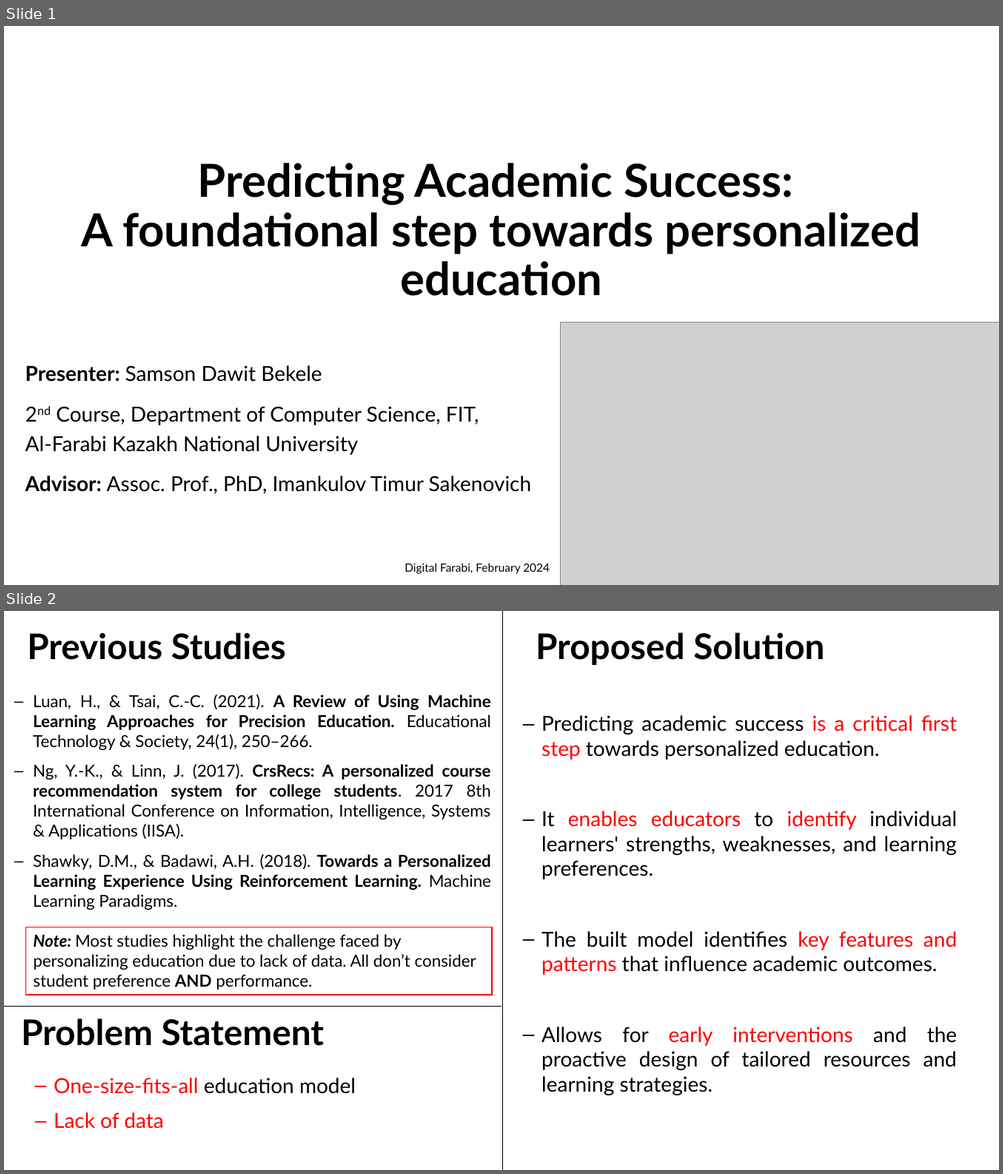
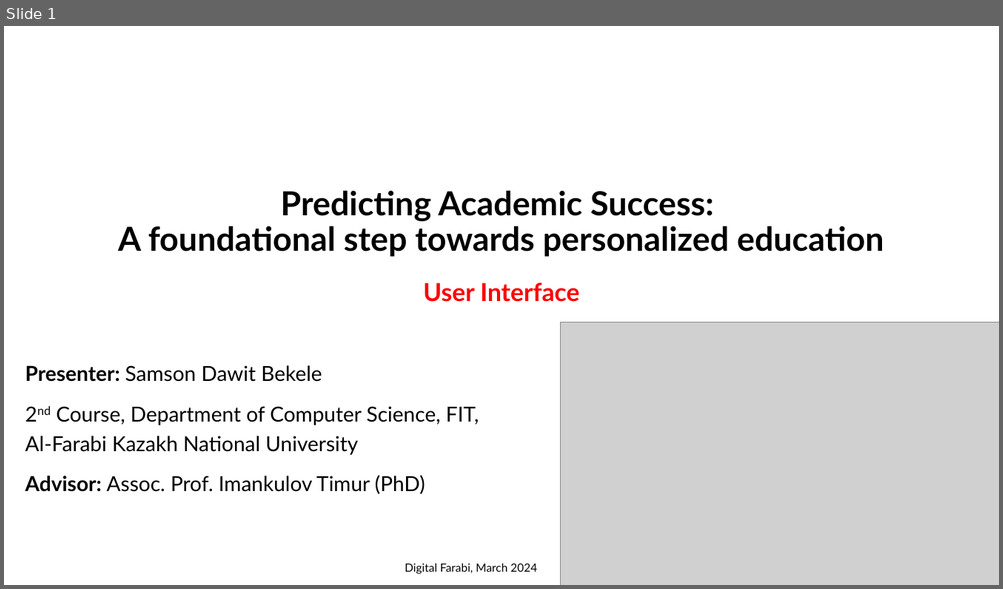
Before and after one commit to samsondawit/student-success, a slide deck: GUI/UI presentation.pptx. Shown one above the other, each under a label of ours: slides 1 and 2 before the commit, slide 1 after it. The pictures are 1003x1174 and 1003x589 pixels, drawn with LibreOffice and Linux fonts; fonts in the diff are those of the drawing; grey boxes stand for pictures. Boxes give left, top, right and bottom in pixels: in the first picture for what was removed or moved away, otherwise in the second. Text is boxed around its words. In the diff, an @@ line names an element or a change of style, - is before the commit and + after.

```diff
--- a/GUI/UI presentation.pptx
+++ b/GUI/UI presentation.pptx
@@ slide 2 removed at (4,611,999,1170), background #FFFFFF @@
@@ title removed at (27,632,286,660) @@
-Previous Studies
@@ line removed from (503, 611) to (503, 1170) @@
@@ text removed at (535,632,824,665) @@
-Proposed Solution
@@ text removed at (33,695,491,910) @@
-– Luan, H., & Tsai, C.-C. (2021). A Review of Using Machine Learning Approaches for Precision Education. Educational Technology & Society, 24(1), 250–266.
-– Ng, Y.-K., & Linn, J. (2017). CrsRecs: A personalized course recommendation system for college students. 2017 8th International Conference on Information, Intelligence, Systems & Applications (IISA).
-– Shawky, D.M., & Badawi, A.H. (2018). Towards a Personalized Learning Experience Using Reinforcement Learning. Machine Learning Paradigms.
@@ text removed at (541,715,956,1096) @@
-– Predicting academic success is a critical first step towards personalized education.
-– It enables educators to identify individual learners' strengths, weaknesses, and learning preferences.
-– The built model identifies key features and patterns that influence academic outcomes.
-– Allows for early interventions and the proactive design of tailored resources and learning strategies.
@@ rectangle removed at (25,927,492,995) @@
-Note: Most studies highlight the challenge faced by personalizing education due to lack of data. All don’t consider student preference AND performance.
@@ line removed from (502, 1006) to (4, 1006) @@
@@ text removed at (21,1019,324,1046) @@
-Problem Statement
@@ text removed at (54,1078,356,1129) @@
-– One-size-fits-all education model
-– Lack of data
@@ slide 1 changed as well @@
@@ title "Predicting Academic Success: A foundational ...": place and size @@
-title "Predicting Academic Success: A foundational ..." at (81,163,921,296)
+title "Predicting Academic Success: A foundational ..." at (118,190,883,257)
@@ title "Predicting Academic Success: A foundational ..." at (118,190,883,257): size 44 to 32 pt @@
@@ text added at (423,283,579,302), 24 pt, text #FF0000, bold @@
+User Interface
@@ subtitle at (25,475,425,494): text changed @@
-Advisor: Assoc. Prof., PhD, Imankulov Timur Sakenovich
+Advisor: Assoc. Prof. Imankulov Timur (PhD)
@@ text at (404,563,537,574): text changed @@
-Digital Farabi, February 2024
+Digital Farabi, March 2024
```
Also in this commit, not shown: 2 other slides changed, 5 slides added, 3 other slides removed.
